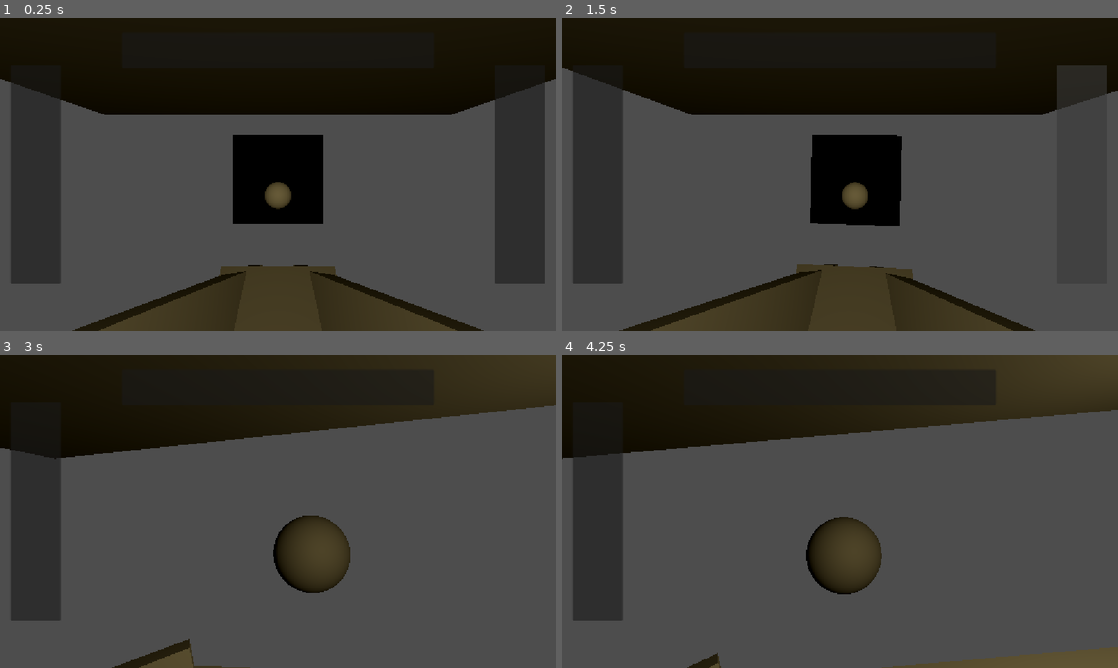
Above: before the commit, frames 1-4 (two rows, left to right).
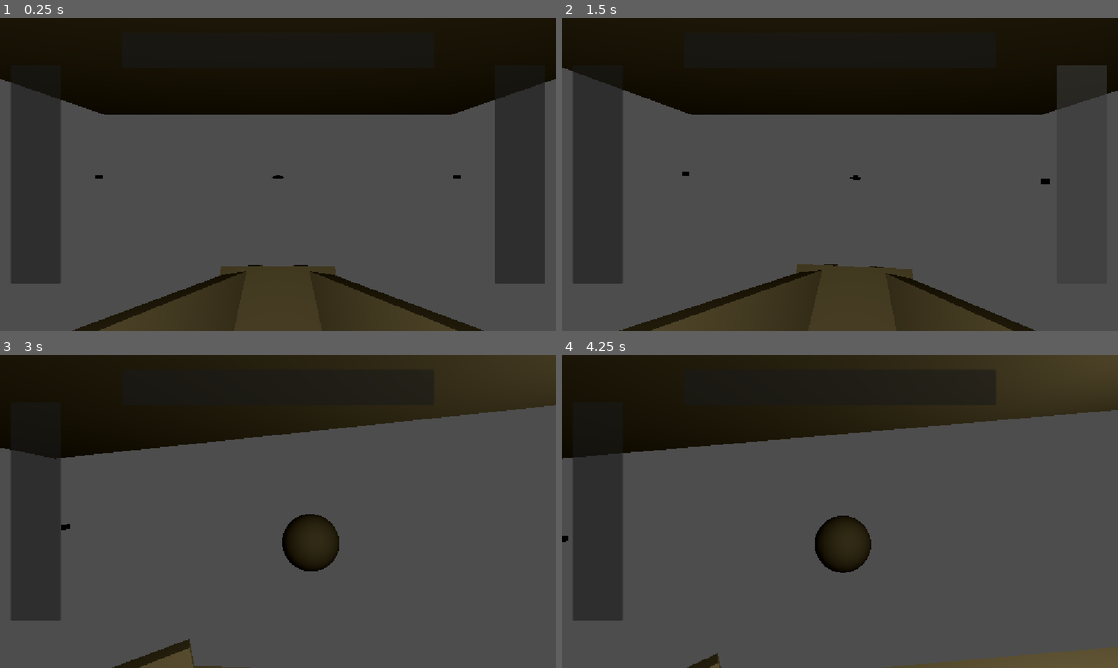
Above: after the commit, the same moments.

Repository: T3RRAT/Tether
Game: Godot game, scene res://Scenes/game.tscn
Two runs of this game, one before a commit and one after it. Both use one fixed random seed, a clock stepped at 60 frames per second and the inputs below. The engine's default icon, where the game draws it, is replaced by a stand-in: a white triangle on a blue panel in a dark square. Sound files missing from this copy of the repository are replaced by a short silence.
Inputs (mouse positions are in pixels of both pictures, inside the frame that each line leads up to):
- Up to frame 1 (0.25 s): no input
- Up to frame 2 (1.5 s): click (595, 174) at 0.5 s; click (1084, 174) at 1.25 s
- Up to frame 3 (3 s): click (278, 386) at 2 s; tap Enter (ui_accept) at 2.75 s; move the mouse to (400, 495) at 2.77 s; hold D (Go Right) from 2.78 s (still down); hold Enter (ui_accept) from 2.78 s (still down); tap W (Flip Computer) at 2.85 s; click (400, 495) at 2.92 s
- Up to frame 4 (4.25 s): release D (Go Right) at 3.5 s; release Enter (ui_accept) at 3.5 s; drag from (728, 527) to (812, 574) at 3.52 s

The runs differ from the first frame. In frame 1, 4.6% of the frame differs, in the area x 17-83%, y 37-66%; in frame 2, 4.6%, in the area x 21-88%, y 37-67%; in frame 3, 2.2%; in frame 4, 2.1%.

Commit message:
Computer Adjustments
Computer Adjustments, Monster positions made, what did i even do for like, 2 hours or smthing. maybe i should take a break

Diff:
--- a/Scenes/computer.gd
+++ b/Scenes/computer.gd
@@ -11,11 +11,17 @@
 @onready var node_viewport = $SubViewport
 @onready var node_quad = $Quad
 @onready var node_area = $Quad/Area3D
+@onready var colourRect = $SubViewport/Control/ColorRect
+@onready var game = $"../.."
+@onready var redirectPower = 's'
 
 func _ready():
 	node_area.mouse_entered.connect(_mouse_entered_area)
 	node_area.mouse_exited.connect(_mouse_exited_area)
 	node_area.input_event.connect(_mouse_input_event)
+
+	colourRect.visible = true
+
 
 	# If the material is NOT set to use billboard settings, then avoid running billboard specific code
 	#if node_quad.get_surface_override_material(0).billboard_mode == BaseMaterial3D.BillboardMode.BILLBOARD_DISABLED:
@@ -25,6 +31,9 @@
 func _process(_delta):
 	# NOTE: Remove this function if you don't plan on using billboard settings.
 	# rotate_area_to_billboard()
+
+	# game.collectionPower =
+
 	pass
 
 
@@ -130,3 +139,19 @@
 #
 		## Rotate in the Z axis to compensate camera tilt.
 		#node_area.rotate_object_local(Vector3.BACK, camera.rotation.z)
+
+
+
+
+
+
+
+
+
+
+
+# Custom Functionality
+
+func allocatePower(pFrom, pToo):
+
+	pass
--- a/Scenes/computer.tscn
+++ b/Scenes/computer.tscn
@@ -22,6 +22,16 @@
 [sub_resource type="Theme" id="Theme_3dryh"]
 TabContainer/font_sizes/font_size = 24
 
+[sub_resource type="Gradient" id="Gradient_m1ujp"]
+
+[sub_resource type="GradientTexture1D" id="GradientTexture1D_g4v7s"]
+gradient = SubResource("Gradient_m1ujp")
+
+[sub_resource type="Gradient" id="Gradient_7h0tq"]
+
+[sub_resource type="GradientTexture1D" id="GradientTexture1D_yf5fn"]
+gradient = SubResource("Gradient_7h0tq")
+
 [sub_resource type="ShaderMaterial" id="ShaderMaterial_g4v7s"]
 shader = ExtResource("3_7h0tq")
 shader_parameter/overlay = false
@@ -35,7 +45,7 @@
 shader_parameter/roll_size = 15.0
 shader_parameter/roll_variation = 1.8
 shader_parameter/distort_intensity = 0.05
-shader_parameter/aberration = 0.015000048212499895
+shader_parameter/aberration = 0.01500004821249989
 shader_parameter/noise_opacity = 0.4
 shader_parameter/noise_speed = 5.0
 shader_parameter/static_noise_intensity = 0.06
@@ -90,8 +100,42 @@
 
 [node name="Power" type="TextureRect" parent="SubViewport/Control/TabContainer" unique_id=678326908]
 layout_mode = 2
-texture = ExtResource("1_4xga7")
 metadata/_tab_index = 0
+
+[node name="OptionButton" type="OptionButton" parent="SubViewport/Control/TabContainer/Power" unique_id=1446472227]
+visible = false
+layout_mode = 0
+offset_right = 40.0
+offset_bottom = 20.0
+toggle_mode = false
+item_count = 3
+popup/item_0/text = "Systems"
+popup/item_0/icon = SubResource("GradientTexture1D_g4v7s")
+popup/item_0/id = 0
+popup/item_1/text = "Sample Collection"
+popup/item_1/icon = ExtResource("1_4xga7")
+popup/item_1/id = 1
+popup/item_2/text = "Tether"
+popup/item_2/icon = SubResource("GradientTexture1D_yf5fn")
+popup/item_2/id = 2
+
+[node name="Systems" type="Button" parent="SubViewport/Control/TabContainer/Power" unique_id=534573807]
+layout_mode = 1
+offset_right = 8.0
+offset_bottom = 8.0
+text = "System Power: 100%"
+
+[node name="Samples" type="Button" parent="SubViewport/Control/TabContainer/Power" unique_id=157811073]
+layout_mode = 0
+offset_right = 8.0
+offset_bottom = 8.0
+text = "Sample Collection: 100%"
+
+[node name="Tether" type="Button" parent="SubViewport/Control/TabContainer/Power" unique_id=1032806482]
+layout_mode = 0
+offset_right = 8.0
+offset_bottom = 8.0
+text = "Tether: 100%"
 
 [node name="Ship" type="TextureRect" parent="SubViewport/Control/TabContainer" unique_id=1895162407]
 visible = false
@@ -108,6 +152,7 @@
 metadata/_tab_index = 2
 
 [node name="ColorRect" type="ColorRect" parent="SubViewport/Control" unique_id=1582421659]
+visible = false
 material = SubResource("ShaderMaterial_g4v7s")
 layout_mode = 1
 anchors_preset = 15
@@ -115,3 +160,4 @@
 anchor_bottom = 1.0
 grow_horizontal = 2
 grow_vertical = 2
+mouse_filter = 2
--- a/Scenes/game.tscn
+++ b/Scenes/game.tscn
@@ -4,6 +4,7 @@
 [ext_resource type="AudioStream" uid="uid://3j7r724r0f5" path="res://flash-beacon.mp3" id="2_qxrlw"]
 [ext_resource type="Script" uid="uid://b56q2vd6u7y1w" path="res://Scripts/ideas.gd" id="2_wrm1d"]
 [ext_resource type="PackedScene" uid="uid://uigs3q6cxjtu" path="res://Scenes/computer.tscn" id="4_wowpa"]
+[ext_resource type="PackedScene" uid="uid://c6xdf2q1e7la5" path="res://Scenes/monster.tscn" id="5_wowpa"]
 
 [sub_resource type="CapsuleMesh" id="CapsuleMesh_g4v7s"]
 rings = 6
@@ -53,6 +54,16 @@
 radius = 0.05
 height = 0.1
 
+[sub_resource type="BoxMesh" id="BoxMesh_7numd"]
+
+[sub_resource type="BoxMesh" id="BoxMesh_p1u0y"]
+
+[sub_resource type="BoxMesh" id="BoxMesh_5s0fj"]
+
+[sub_resource type="TorusMesh" id="TorusMesh_g4v7s"]
+
+[sub_resource type="TorusMesh" id="TorusMesh_yf5fn"]
+
 [node name="Game" type="Node3D" unique_id=314259388]
 script = ExtResource("1_ebmjs")
 
@@ -69,15 +80,16 @@
 script = ExtResource("2_wrm1d")
 
 [node name="Capsule" type="MeshInstance3D" parent="Node3D" unique_id=479209511]
-transform = Transform3D(1, 0, 0, 0, 1, 0, 0, 0, 1, -3, 0, 0)
+transform = Transform3D(1, 0, 0, 0, 1, 0, 0, 0, 1, -4, 0, 0)
 mesh = SubResource("CapsuleMesh_g4v7s")
 
 [node name="Cube" type="MeshInstance3D" parent="Node3D" unique_id=1666532331]
 transform = Transform3D(1, 0, 0, 0, 1, 0, 0, 0, 1, 0, 0, -30)
+visible = false
 mesh = SubResource("BoxMesh_g4v7s")
 
 [node name="Sphere" type="MeshInstance3D" parent="Node3D" unique_id=317362868]
-transform = Transform3D(1, 0, 0, 0, 1, 0, 0, 0, 1, 3, 0, 0)
+transform = Transform3D(1, 0, 0, 0, 1, 0, 0, 0, 1, 4, 0, 0)
 mesh = SubResource("SphereMesh_g4v7s")
 
 [node name="Prism" type="MeshInstance3D" parent="Node3D" unique_id=451739118]
@@ -170,13 +182,6 @@
 spot_range = 50.0
 spot_angle = 10.0
 
-[node name="Enemy Timers" type="Node" parent="." unique_id=1836175048]
-
-[node name="Monster Timer" type="Timer" parent="Enemy Timers" unique_id=673639333]
-wait_time = 5.0
-
-[node name="Monster Kill" type="Timer" parent="Enemy Timers" unique_id=636602924]
-
 [node name="WorldEnvironment" type="WorldEnvironment" parent="." unique_id=2073344733]
 environment = SubResource("Environment_g4v7s")
 
@@ -235,16 +240,53 @@
 
 [node name="Computer Up Pos" type="MeshInstance3D" parent="Computer Items" unique_id=1698906977]
 transform = Transform3D(1, 0, 0, 0, 1, 0, 0, 0, 1, 0, 1.35, -1.5)
+visible = false
 mesh = SubResource("SphereMesh_yf5fn")
 
 [node name="Computer Down Pos" type="MeshInstance3D" parent="Computer Items" unique_id=1378832576]
 transform = Transform3D(1, 0, 0, 0, 1, 0, 0, 0, 1, 0, 0.5, -1.5)
+visible = false
 mesh = SubResource("SphereMesh_yf5fn")
+
+[node name="Monster2 Items" type="Node3D" parent="." unique_id=513290752]
+
+[node name="Position1" type="MeshInstance3D" parent="Monster2 Items" unique_id=734222919]
+transform = Transform3D(1, 0, 0, 0, 1, 0, 0, 0, 1, -40, 0, -50)
+mesh = SubResource("BoxMesh_7numd")
+
+[node name="Position2" type="MeshInstance3D" parent="Monster2 Items" unique_id=1094507317]
+transform = Transform3D(1, 0, 0, 0, 1, 0, 0, 0, 1, 0, 0, -50)
+mesh = SubResource("BoxMesh_p1u0y")
+
+[node name="Position3" type="MeshInstance3D" parent="Monster2 Items" unique_id=1913516363]
+transform = Transform3D(1, 0, 0, 0, 1, 0, 0, 0, 1, 40, 0, -50)
+mesh = SubResource("BoxMesh_5s0fj")
+
+[node name="Monster1 Items" type="Node3D" parent="." unique_id=13616945]
+
+[node name="Monster" parent="Monster1 Items" unique_id=52509860 instance=ExtResource("5_wowpa")]
+transform = Transform3D(25, 0, 0, 0, 25, 0, 0, 0, 25, 0, -150, 0)
+
+[node name="Inactive Position" type="MeshInstance3D" parent="Monster1 Items" unique_id=308802788]
+transform = Transform3D(1, 0, 0, 0, 1, 0, 0, 0, 1, 0, -150, 0)
+mesh = SubResource("TorusMesh_g4v7s")
+
+[node name="Active Position" type="MeshInstance3D" parent="Monster1 Items" unique_id=152537375]
+transform = Transform3D(1, 0, 0, 0, 1, 0, 0, 0, 1, 0, 0, -40)
+mesh = SubResource("TorusMesh_yf5fn")
+
+[node name="Monster1 Timers" type="Node" parent="Monster1 Items" unique_id=1836175048]
+
+[node name="Monster Timer" type="Timer" parent="Monster1 Items/Monster1 Timers" unique_id=673639333]
+wait_time = 5.0
+
+[node name="Monster Kill" type="Timer" parent="Monster1 Items/Monster1 Timers" unique_id=636602924]
+wait_time = 5.0
 
 [connection signal="timeout" from="Player Timers/Cam Move Timer" to="." method="_on_cam_move_timer_timeout"]
 [connection signal="timeout" from="Player Timers/Power Timer" to="." method="_on_power_timer_timeout"]
 [connection signal="finished" from="Player/Flash Sound" to="." method="_on_flash_sound_finished"]
 [connection signal="mouse_entered" from="2D Overlay/Control/CanvasLayer/Left Button" to="." method="_on_left_button_mouse_entered"]
 [connection signal="mouse_entered" from="2D Overlay/Control/CanvasLayer/Right Button" to="." method="_on_right_button_mouse_entered"]
-[connection signal="timeout" from="Enemy Timers/Monster Timer" to="." method="_on_monster_timer_timeout"]
-[connection signal="timeout" from="Enemy Timers/Monster Kill" to="." method="_on_monster_kill_timeout"]
+[connection signal="timeout" from="Monster1 Items/Monster1 Timers/Monster Timer" to="." method="_on_monster_timer_timeout"]
+[connection signal="timeout" from="Monster1 Items/Monster1 Timers/Monster Kill" to="." method="_on_monster_kill_timeout"]
--- /dev/null
+++ b/Scenes/game_over_normal.gd
@@ -0,0 +1,16 @@
+extends Node3D
+
+
+# Called when the node enters the scene tree for the first time.
+func _ready() -> void:
+	pass # Replace with function body.
+
+
+# Called every frame. 'delta' is the elapsed time since the previous frame.
+func _process(delta: float) -> void:
+	pass
+
+
+func _on_button_pressed() -> void:
+	get_tree().change_scene_to_file("res://Scenes/game.tscn")
+	pass # Replace with function body.
--- a/Scenes/game_over_normal.tscn
+++ b/Scenes/game_over_normal.tscn
@@ -1,4 +1,6 @@
 [gd_scene format=3 uid="uid://b4bxjqrg1gp1x"]
+
+[ext_resource type="Script" uid="uid://fod7tird8kbd" path="res://Scenes/game_over_normal.gd" id="1_do5xh"]
 
 [sub_resource type="PlaneMesh" id="PlaneMesh_g4v7s"]
 size = Vector2(50, 50)
@@ -15,6 +17,7 @@
 height = 0.4
 
 [node name="Game Over Normal" type="Node3D" unique_id=1127787569]
+script = ExtResource("1_do5xh")
 
 [node name="CanvasLayer" type="CanvasLayer" parent="." unique_id=2067670582]
 
@@ -28,6 +31,21 @@
 
 "
 
+[node name="Button" type="Button" parent="CanvasLayer" unique_id=957514002]
+anchors_preset = 3
+anchor_left = 1.0
+anchor_top = 1.0
+anchor_right = 1.0
+anchor_bottom = 1.0
+offset_left = -398.0
+offset_top = -189.0
+offset_right = -130.0
+offset_bottom = -114.0
+grow_horizontal = 0
+grow_vertical = 0
+theme_override_font_sizes/font_size = 48
+text = "Play Again?"
+
 [node name="Floor" type="MeshInstance3D" parent="." unique_id=37814140]
 mesh = SubResource("PlaneMesh_g4v7s")
 
@@ -40,3 +58,5 @@
 [node name="Skull" type="MeshInstance3D" parent="." unique_id=1481142630]
 transform = Transform3D(1, 0, 0, 0, 1, 0, 0, 0, 1, -0.51524764, 0.17112476, 0)
 mesh = SubResource("SphereMesh_g4v7s")
+
+[connection signal="pressed" from="CanvasLayer/Button" to="." method="_on_button_pressed"]
--- a/Scenes/monster.tscn
+++ b/Scenes/monster.tscn
@@ -6,6 +6,7 @@
 text = "Monster"
 
 [node name="Monster" type="CharacterBody3D" unique_id=52509860]
+transform = Transform3D(25, 0, 0, 0, 25, 0, 0, 0, 25, 0, 0, 0)
 
 [node name="Killzone" type="CollisionShape3D" parent="." unique_id=1354167405]
 shape = SubResource("SphereShape3D_d0u6y")
--- a/Scripts/game.gd
+++ b/Scripts/game.gd
@@ -25,9 +25,17 @@
 var inCutscene = false
 var inUserInterface = false
 
+var lvStatus = "normal"
 var session = 0
 var monsterAI = 0
 var monsterAggroAmount = 0
+
+# Monster 1 Objects
+@onready var monsterOne = $"Monster1 Items/Monster"
+@onready var monsterPositionActive = $"Monster1 Items/Active Position"
+@onready var monsterPositionInactive = $"Monster1 Items/Inactive Position"
+@onready var monsterKillTimer = $"Monster1 Items/Monster1 Timers/Monster Kill"
+
 
 @onready var cam = $"Player Camera"
 @onready var tCam = $"Tether Camera"
@@ -50,6 +58,8 @@
 	powerDrainTimer.start(powerDrainSpeed)
 	lightLeft.light_energy = 0
 	lightRight.light_energy = 0
+
+	monsterOne.position = monsterPositionInactive.position
 	pass # Replace with function body.
 
 
@@ -149,8 +159,9 @@
 
 
 	if Input.is_action_just_pressed("Flip Computer"):
-		if camLocation == 0:
+		if camLocation == 0 && buttonInteract == false:
 			computerState = computerState * -1
+			interactionMade()
 
 
 
@@ -170,14 +181,38 @@
 	pass
 
 # Custom Functions
-func monsterAttack():
+func monsterSpawn():
 	print("monster attacks")
+	# Spawn Monster
+	# Start time till death timer
+	# If timer ends
+	# then player dies and death animation into tp into death screen
+	# Else if player avoids Death
+	# sound plays aknowledging threat is gone and animation f them going away plays
+	# Also if you flash the other monster you cna see them slightly but they wont move
+	# thos this is more otherthing
+
+	monsterOne.position = monsterActive.position
+	monsterKillTimer.start()
 
 	pass
+
+func secondMonsterSpawn():
+	# Generate a a random number from 1 to 3
+	# Spawn second Monster at location based off of rng
+	# Start kill timer for second monster
+	# If player repositions
+	# Then player survives
+	# Else
+	# Play animation and kill player, send to death screen.
+
+	var location = randi_range(1,3)
+
 
 func checkMonster():
 	if monsterActive == true:
 		print("its a monsta!")
+		monsterActive = false
 		pass
 
 func relocateShip(position):
@@ -237,12 +272,22 @@
 func _on_monster_timer_timeout() -> void:
 	monsterAggroAmount += randi_range(1, monsterAI)
 	if monsterAggroAmount > 20:
-		monsterAttack()
+		monsterSpawn()
+		monsterAggroAmount = 0
 	pass # Replace with function body.
 
 
 func _on_monster_kill_timeout() -> void:
-	get_tree().change_scene_to_file("res://Scenes/game_over_normal.tscn")
+	if monsterActive == true:
+		if lvStatus.begins_with("n"):
+			get_tree().change_scene_to_file("res://Scenes/game_over_normal.tscn")
+			pass
+		elif lvStatus.begins_with("s"):
+
+			pass
+		elif lvStatus.begins_with("A"):
+
+			pass
 	pass # Replace with function body.
 
 
--- a/Scripts/ideas.gd
+++ b/Scripts/ideas.gd
@@ -13,4 +13,18 @@
 
 # I want flashing to be a mechanic like deadseat but is that a good idea?. I mean its just copying but this time flashing only deals with a single monster is that how i want to do things?
 # cuz like. hmm. i had the idea of rotating the vechal but that seems like, cheap and i feel like it would be frusterating to play
-# perhaps I should go for.
+# idea for now: Tether will always have 100% power but if its getting drained without you dipping into that power, mites are attacking
+# you then will need use your systems power or samples collection power to overcharge the tether to get rid of mites
+# The tether otherwise will always have 100% power which you can draw from to charge other parts of the ship
+
+
+# How do I go about making the death screen? cuz if i change scenes it doesnt save progress no?
+# and copy and pasting stuff will not do wonders to the file size and stuff right?
+# tho i could just do that and run with it and fix it later on
+# but fixing might be really freaking problematic later on. I cant imagine wanting to go back through my awful stuff optimizing things
+# what else tho. maybe I can pause the game when die? and then somehow reset the level progress?
+# I would need to create a function probably.
+# would need to reset power, samples collected, monster timers, aggro, etc.
+# Would death screens be just like that pause screen i worked on in my attempted at second jame gam?
+# it could work out. I just need to yoink or remember how that code worked
+#
Not shown, added: Scenes/game_over_normal.gd.uid
